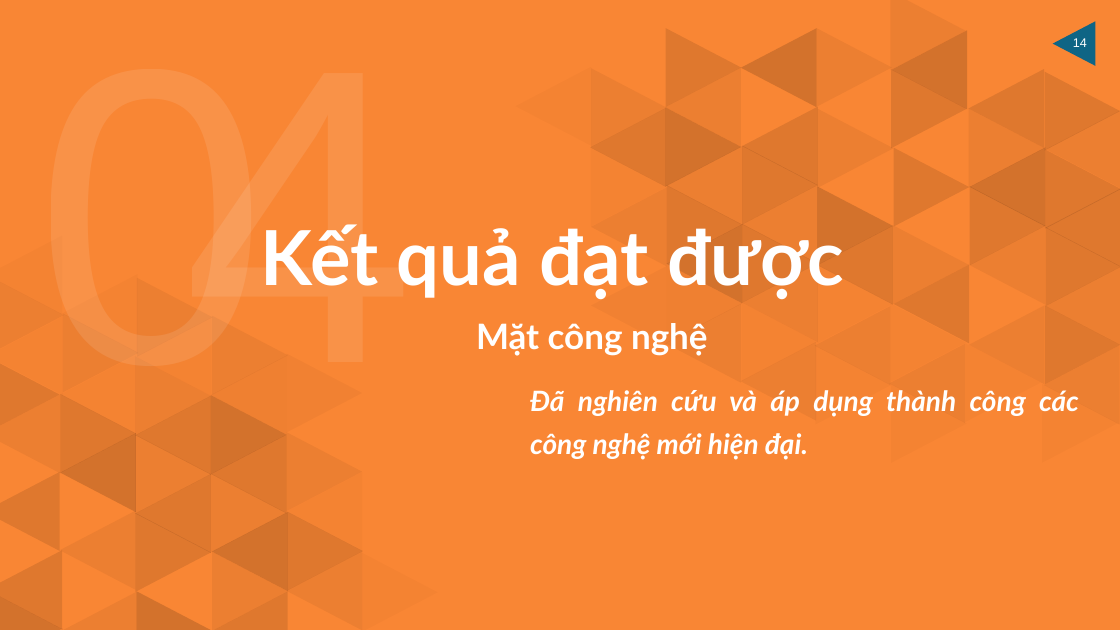
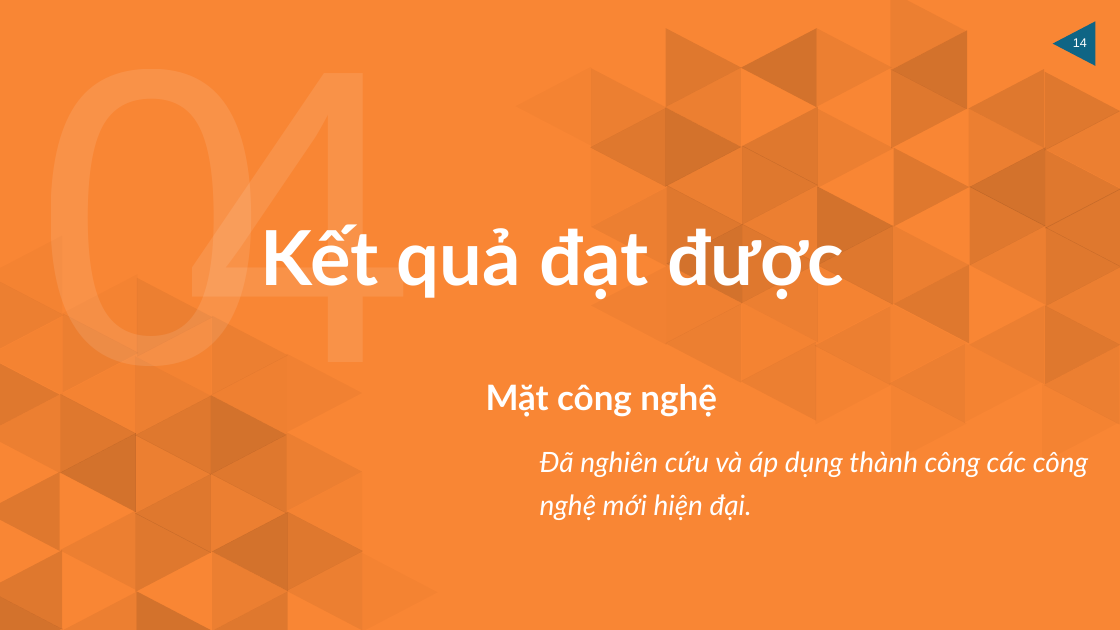
Before and after one commit to HaiUIT-zz/Price-Compare-System, a slide deck: slide 14 of presentation/final-file-present/Report-Project-14012018.pptx. Drawn at 1120x630 pixels with LibreOffice and Linux fonts; fonts in the diff are those of the drawing. Boxes give left, top, right and bottom in pixels: in the first picture for what was removed or moved away, otherwise in the second. Text is boxed around its words. In the diff, an @@ line names an element or a change of style, - is before the commit and + after.

```diff
--- a/presentation/final-file-present/Report-Project-14012018.pptx
+++ b/presentation/final-file-present/Report-Project-14012018.pptx
@@ text "Mặt công nghệ": place and size @@
-text "Mặt công nghệ" at [476, 323, 708, 356]
+text "Mặt công nghệ" at [486, 384, 717, 416]
@@ text "Đã nghiên cứu và áp ...": place and size @@
-text "Đã nghiên cứu và áp ..." at [530, 390, 1079, 460]
+text "Đã nghiên cứu và áp ..." at [540, 451, 1088, 520]
@@ text "Đã nghiên cứu và áp ..." at [540, 451, 1088, 520]: bold off @@
```
Also in this commit, not shown: 9 other slides changed, 1 slide removed, 8 other files.
